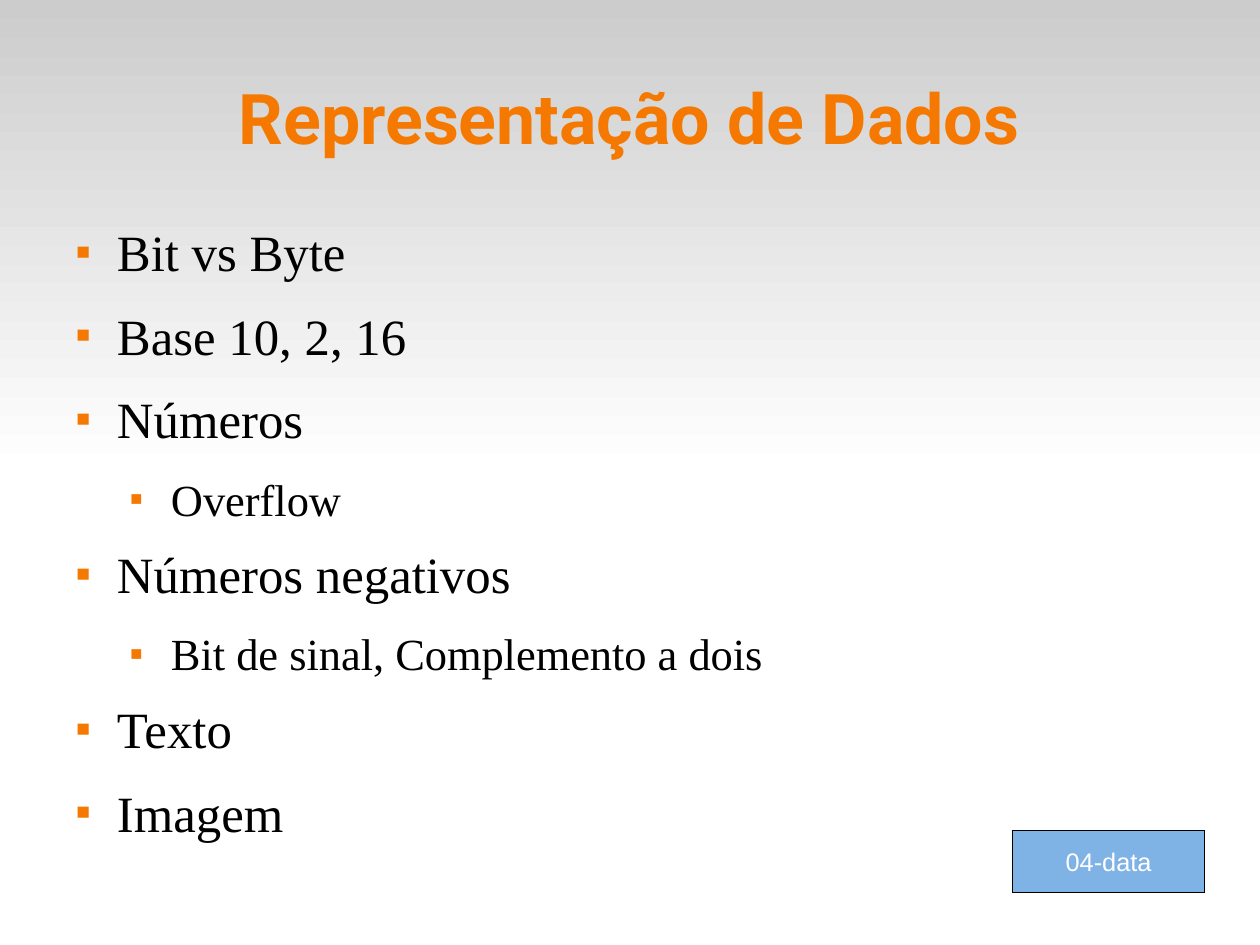
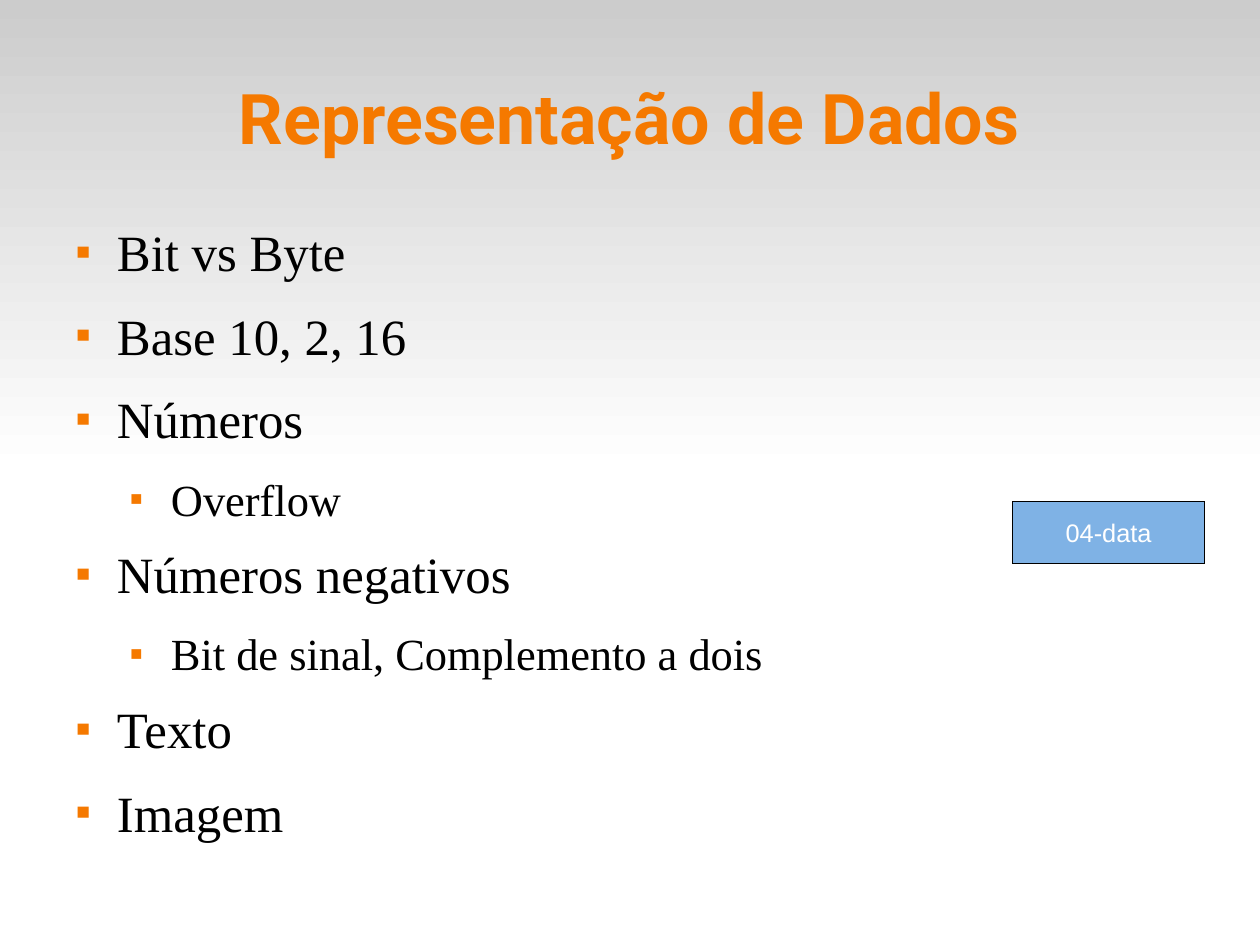
Before and after one commit to fsantanna-uerj/LP1, a slide deck: slide 9 of Slides/lp1-03-tipos.odp. Drawn at 1260x945 pixels with LibreOffice and Linux fonts; fonts in the diff are those of the drawing. Boxes give left, top, right and bottom in pixels: in the first picture for what was removed or moved away, otherwise in the second. Text is boxed around its words. In the diff, an @@ line names an element or a change of style, - is before the commit and + after.

```diff
--- a/Slides/lp1-03-tipos.odp
+++ b/Slides/lp1-03-tipos.odp
@@ rectangle "04-data": place and size @@
-rectangle "04-data" at bbox=[1013, 830, 1205, 892]
+rectangle "04-data" at bbox=[1013, 502, 1205, 564]
```
Also in this commit, not shown: 1 other slide changed, 3 other files.
